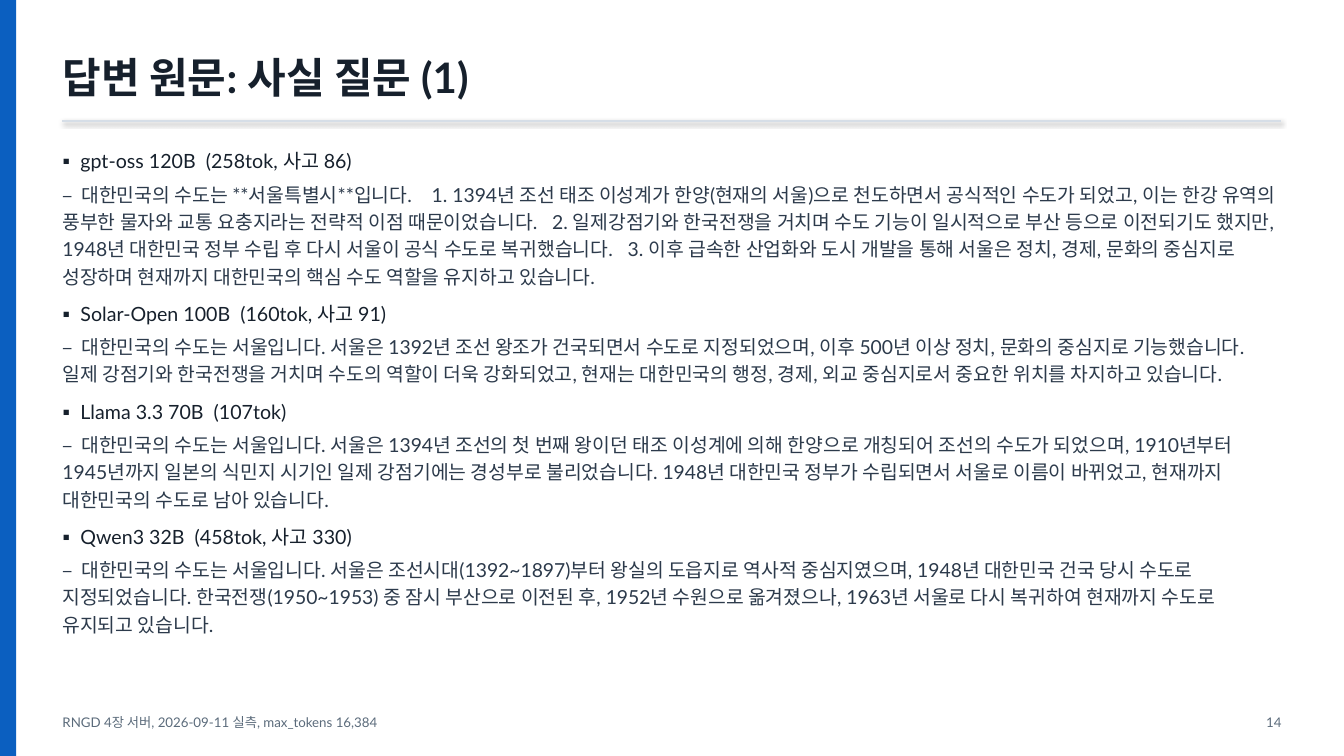
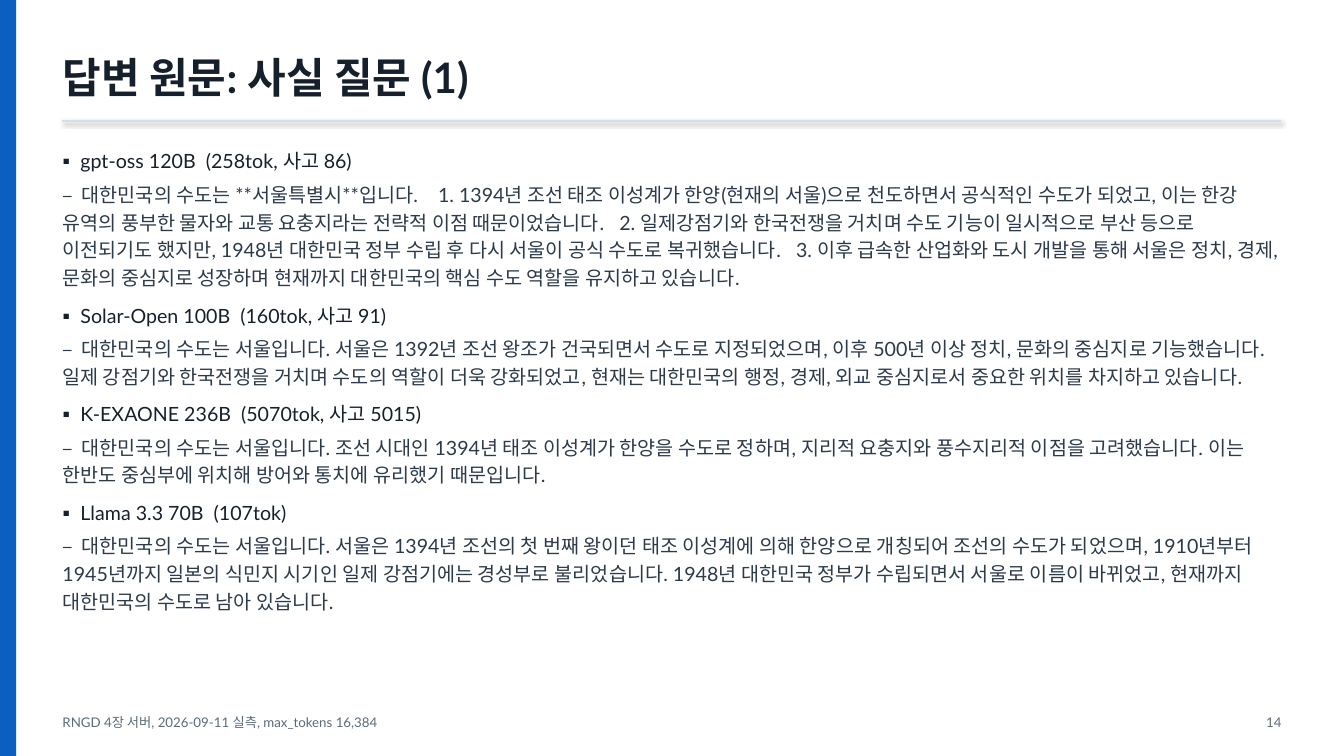
Before and after one commit to SOTA-PNU/RNGD-proj, a slide deck: slide 16 of Model_Benchmark/rngd-npu/bench_prebuilt_vs_custom/모델별-성능정리-2026-09-11.pptx. Drawn at 1344x756 pixels with LibreOffice and Linux fonts; fonts in the diff are those of the drawing. Boxes give left, top, right and bottom in pixels: in the first picture for what was removed or moved away, otherwise in the second. Text is boxed around its words. In the diff, an @@ line names an element or a change of style, - is before the commit and + after.

```diff
--- a/Model_Benchmark/rngd-npu/bench_prebuilt_vs_custom/모델별-성능정리-2026-09-11.pptx
+++ b/Model_Benchmark/rngd-npu/bench_prebuilt_vs_custom/모델별-성능정리-2026-09-11.pptx
@@ text at box(62, 185, 1278, 611): size 13.8 to 14 pt in "– 대한민국의 수도는 **서울특별시**입니다. 1. 1394년 조선 ...", "– 대한민국의 수도는 서울입니다. 서울은 1392년 조선 ...", "– 대한민국의 수도는 서울입니다. 서울은 1394년 조선의 ..." @@
@@ text at box(62, 404, 1244, 484): paragraphs added @@
+▪ K-EXAONE 236B (5070tok, 사고 5015)
+– 대한민국의 수도는 서울입니다. 조선 시대인 1394년 태조 이성계가 한양을 수도로 정하며, 지리적 요충지와 풍수지리적 이점을 고려했습니다. 이는 한반도 중심부에 위치해 방어와 통치에 유리했기 때문입니다.
@@ text at box(62, 527, 1215, 634): paragraphs removed @@
-▪ Qwen3 32B (458tok, 사고 330)
-– 대한민국의 수도는 서울입니다. 서울은 조선시대(1392~1897)부터 왕실의 도읍지로 역사적 중심지였으며, 1948년 대한민국 건국 당시 수도로 지정되었습니다. 한국전쟁(1950~1953) 중 잠시 부산으로 이전된 후, 1952년 수원으로 옮겨졌으나, 1963년 서울로 다시 복귀하여 현재까지 수도로 유지되고 있습니다.
```
Also in this commit, not shown: 36 other slides changed, 2 slides added, 19 other files.
